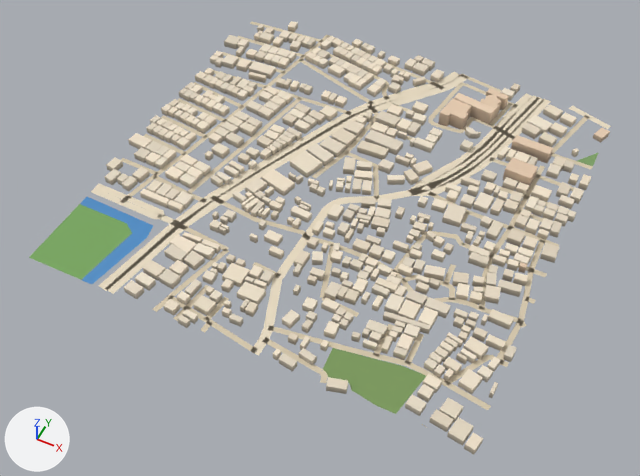
The glTF model public/assets/bengaluru-region-v1/tiles/t8_9-l1.glb: old version first, new version second.
Before and after are seen from a camera (50 mm lens) standing at (4552.0, 4088.0, 720.0) and looking at (4250.0, 4693.0, -36.0). Arrows for +X, +Y and +Z are at lower left; the lights stay in place. The older version comes first. Vertices at exactly the same position are counted once.

The first picture shows 'building', 'ground', 'water'.
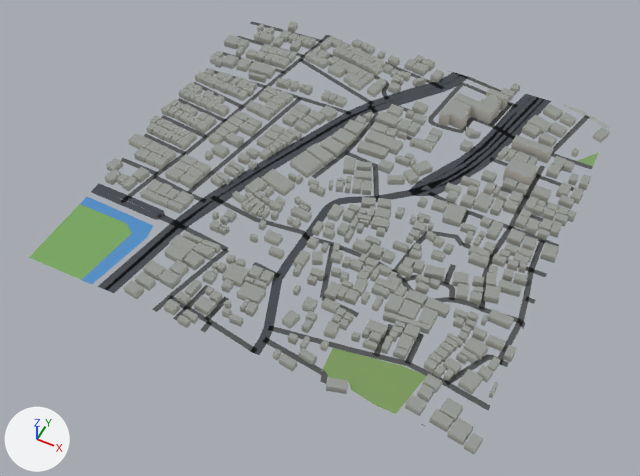
The change, as a diff of the scene's bpy script:
```diff
--- a/public/assets/bengaluru-region-v1/tiles/t8_9-l1.glb.py
+++ b/public/assets/bengaluru-region-v1/tiles/t8_9-l1.glb.py
@@ me_building @@
 # used by ob_building; location = (4000.0, 4500.0, 0.0)
-me_building.from_pydata(...)  # 4570 vertices, 5731 faces; spans x -8.0..506.0, y -6.0..506.0, z 0.0..18.0
+me_building.from_pydata(...)  # 4570 vertices, 6890 faces; spans x -8.0..506.0, y -6.0..506.0, z 0.0..18.0
+# me_building part 1: 5731 kept faces spanning x -8.0..506.0, y -6.0..506.0, z 0.0..18.0 get new vertex colours
 me_building.materials.append(mat_building)
@@ me_ground @@
 # used by ob_ground; location = (4000.0, 4500.0, 0.0)
-me_ground.from_pydata(...)  # 998 vertices, 809 faces; spans x 0.0..502.0, y -1.0..504.0, z 1.0
+me_ground.from_pydata(...)  # 1019 vertices, 826 faces; spans x 0.0..500.0, y 0.0..500.0, z 1.0
+# me_ground part 2: the loose piece of 8 vertices spanning x 446.0..501.0, y 479.0..504.0, z 1.0 is rebuilt with 10 vertices and now spans x 436.0..500.0, y 479.0..500.0, z 1.0
+# me_ground part 3: 64 vertices moved from x 21.0..498.0, y -1.0..503.0, z 1.0 to x 8.0..500.0, y 0.0..500.0, z 1.0; 39 vertices removed from x 21.0..502.0, y -1.0..502.0, z 1.0; 58 vertices added at x 0.0..500.0, y 0.0..500.0, z 1.0
+# me_ground part 4: 659 kept faces spanning x 0.0..500.0, y 0.0..500.0, z 1.0 get new vertex colours; the middle colour goes from beige #d7c9ae to dark grey #535556
 me_ground.materials.append(mat_ground)
```

Location of each change, [x1, y1, x2, y2] in pixels of the pictures (640 x 476 px; the box of a moved part takes in the faces that stretch with it):
'ground', reshaped
    before: [29, 21, 611, 427]
    after: [29, 21, 610, 426]
part 1 of me_building, recoloured (darker)
    both: [105, 21, 610, 453]
part 2 of me_ground, rebuilt (14% wider, 12% taller)
    before: [569, 106, 611, 129]
    after: [562, 104, 610, 130]
part 3 of me_ground, moved or reshaped
    before: [91, 21, 593, 427]
    after: [91, 21, 594, 426]
part 4 of me_ground, recoloured
    both: [95, 21, 589, 410]
